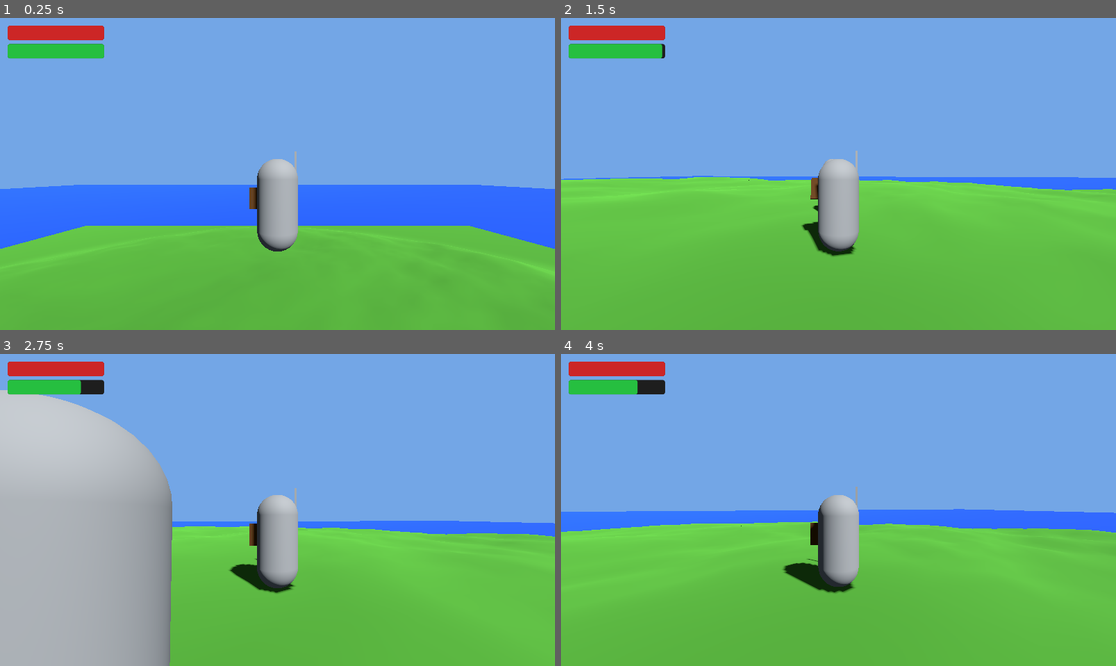
Above: before the commit, frames 1-4 (two rows, left to right).
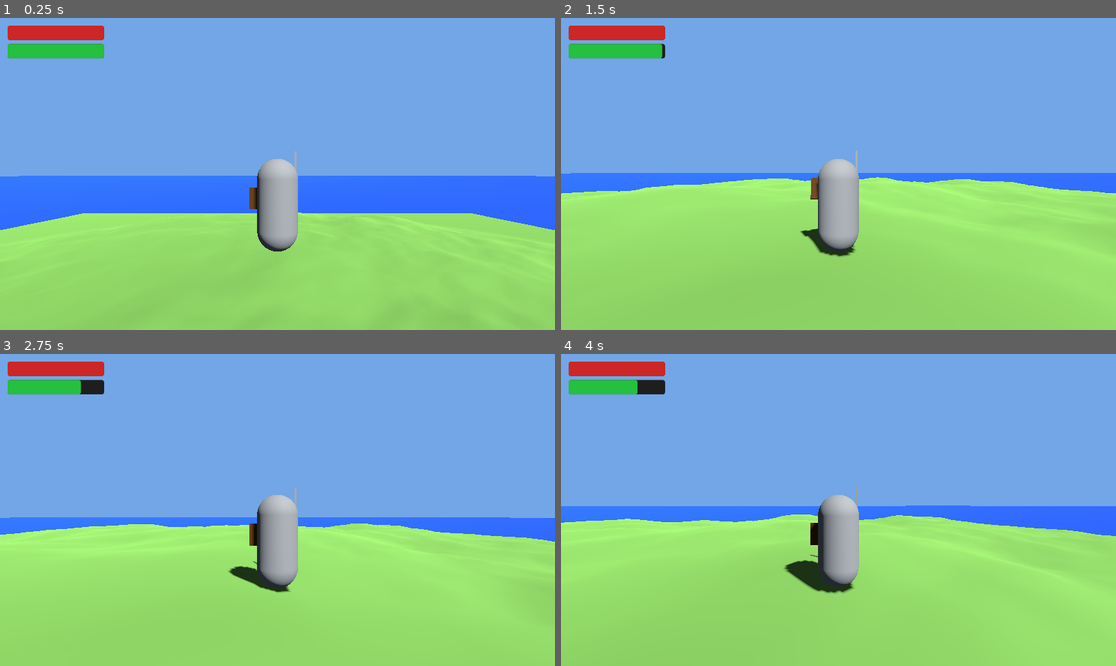
Above: after the commit, the same moments.

Repository: cpeter41/mingusbreath
Game: Godot game, scene res://scenes/world/World.tscn
Same seed, same stepped clock (60 frames per second), same inputs: the game is played once before the commit and once after it. Before the commit the project starts from res://scenes/dev/test_island.tscn.
Inputs (mouse positions are in pixels of both pictures, inside the frame that each line leads up to):
- Up to frame 1 (0.25 s): no input
- Up to frame 2 (1.5 s): tap Enter at 0.5 s; move the mouse to (866, 174) at 0.52 s; press the mouse at (866, 174) at 0.53 s; hold W (move_forward) from 0.53 s (still down); tap Space (jump) at 0.77 s; move the mouse to (810, 174) at 1.27 s; release the mouse at (810, 174) at 1.28 s; right-click (810, 174) at 1.35 s
- Up to frame 3 (2.75 s): keep holding W (move_forward); tap Space (jump) at 1.52 s; move the mouse to (288, 503) at 2.02 s; tap Ctrl (dodge) at 2.1 s
- Up to frame 4 (4 s): keep holding W (move_forward); move the mouse to (832, 516) at 2.77 s; tap Shift (sprint) at 2.85 s; tap Space (jump) at 3.02, 3.77 s; move the mouse to (877, 513) at 3.52 s; tap E at 3.6 s

The runs differ from the first frame. In frame 1, 39% of the frame differs, in the area x 0-100%, y 50-100%; in frame 2, 47%; in frame 3, 54%, in the area x 0-100%, y 11-100%; in frame 4, 46%.

Commit message:
Phase 5: WorldStream rewritten for island streaming + World.tscn + ocean follower
Co-Authored-By: Claude Sonnet 4.6 <noreply@anthropic.com>

Diff:
--- a/globals/event_bus.gd
+++ b/globals/event_bus.gd
@@ -14,3 +14,7 @@
 signal player_died()
 signal player_respawned()
 signal player_parried(attacker: Node)
+signal world_loaded
+signal island_loaded(placement: IslandPlacement, instance: Node3D)
+signal island_unloaded(runtime_id: StringName)
+signal biome_entered(biome: BiomeDef)
--- a/globals/island_registry.gd
+++ b/globals/island_registry.gd
@@ -34,6 +34,9 @@
 ## Idempotent — safe to call again after seed change.
 func compute_placements() -> void:
 	placements = IslandPlacer.place(_defs, GameState.world_seed, WORLD_SIZE_M, ISLAND_COUNT)
+	for p in placements:
+		var pl := p as IslandPlacement
+		print("[IslandRegistry] slot=%d  id=%s  pos=%s" % [pl.slot_index, pl.def.id, str(pl.position)])
 
 
 func get_starter_placement() -> IslandPlacement:
--- a/globals/time_of_day.gd
+++ b/globals/time_of_day.gd
@@ -5,5 +5,40 @@
 var game_minutes: float = 0.0
 var phase: Phase = Phase.DAY
 
+var _sun: DirectionalLight3D = null
+var _env: Environment = null
+
+
+func _ready() -> void:
+	SaveSystem.register(self)
+
+
+func set_sun(sun: DirectionalLight3D) -> void:
+	_sun = sun
+
+
+func set_world_environment(env: Environment) -> void:
+	_env = env
+
+
 func _process(_delta: float) -> void:
 	pass
+
+
+func save_data() -> Dictionary:
+	return {"game_minutes": game_minutes}
+
+
+func load_data(d: Dictionary) -> void:
+	game_minutes = float(d.get("game_minutes", 8.0 * 60))
+	phase = _phase_for(fmod(game_minutes, 1440.0))
+
+
+func _phase_for(min_in_day: float) -> Phase:
+	if min_in_day >= 5 * 60 and min_in_day < 7 * 60:
+		return Phase.DAWN
+	if min_in_day < 18 * 60:
+		return Phase.DAY
+	if min_in_day < 20 * 60:
+		return Phase.DUSK
+	return Phase.NIGHT
--- a/globals/world_stream.gd
+++ b/globals/world_stream.gd
@@ -1,3 +1,122 @@
+## Autoload name kept for back-compat. Internals are island-streaming, not chunk-grid streaming. See Phase 5 plan.
 extends Node
-# Owns the active chunk grid; loads/unloads chunks around the player.
-# No streaming logic yet — fills out in the world-streaming phase.
+
+const LOAD_BUFFER_M   := 200.0
+const UNLOAD_BUFFER_M := 400.0
+const OCEAN_BIOME_PATH := "res://data/biomes/ocean.tres"
+
+var active_islands: Dictionary = {}  # StringName (runtime_id) -> Node3D
+
+var _player: Node3D = null
+var _container: Node3D = null
+var _delta_store: IslandDeltaStore = null
+var _first_batch_done: bool = false
+var _last_active_biome: BiomeDef = null
+var _ocean_biome: BiomeDef = null
+
+
+func _ready() -> void:
+	var s := IslandDeltaStore.new()
+	s.name = "IslandDeltaStore"
+	add_child(s)
+	_delta_store = s
+
+
+func set_player(p: Node3D) -> void:
+	_player = p
+	_try_first_batch()
+
+
+func set_container(c: Node3D) -> void:
+	_container = c
+	_try_first_batch()
+
+
+func _try_first_batch() -> void:
+	if _player == null or _container == null or _first_batch_done:
+		return
+	for p in IslandRegistry.placements:
+		var placement := p as IslandPlacement
+		var dist: float = _player.global_position.distance_to(placement.position)
+		if dist <= placement.def.footprint_radius + LOAD_BUFFER_M:
+			_load_island(placement)
+	_first_batch_done = true
+	EventBus.world_loaded.emit()
+
+
+func _process(_dt: float) -> void:
+	if _player == null or _container == null or not _first_batch_done:
+		return
+
+	for p in IslandRegistry.placements:
+		var placement := p as IslandPlacement
+		var dist: float = _player.global_position.distance_to(placement.position)
+		var load_t: float = placement.def.footprint_radius + LOAD_BUFFER_M
+		var unload_t: float = placement.def.footprint_radius + UNLOAD_BUFFER_M
+
+		if dist <= load_t and not active_islands.has(placement.runtime_id):
+			_load_island(placement)
+		elif dist > unload_t and active_islands.has(placement.runtime_id):
+			_unload_island(placement.runtime_id)
+
+	_update_biome()
+
+
+func _load_island(placement: IslandPlacement) -> void:
+	var instance: Node3D = placement.def.scene.instantiate()
+	instance.position = placement.position
+	instance.rotation.y = placement.rotation_y
+	_container.add_child(instance)
+	_apply_deltas_to_instance(instance, placement, _delta_store.get_deltas_for(placement.runtime_id))
+	active_islands[placement.runtime_id] = instance
+	EventBus.island_loaded.emit(placement, instance)
+	print("[WorldStream] island_loaded: ", placement.runtime_id)
+
+
+func _unload_island(runtime_id: StringName) -> void:
+	var inst: Node3D = active_islands[runtime_id]
+	inst.queue_free()
+	active_islands.erase(runtime_id)
+	EventBus.island_unloaded.emit(runtime_id)
+	print("[WorldStream] island_unloaded: ", runtime_id)
+
+
+## Completed in Step 14 — wires dropped_item deltas to ItemPickup instances.
+func _apply_deltas_to_instance(_instance: Node3D, _placement: IslandPlacement, _deltas: Dictionary) -> void:
+	pass
+
+
+func _update_biome() -> void:
+	var new_biome := get_active_biome()
+	if new_biome != _last_active_biome:
+		_last_active_biome = new_biome
+		EventBus.biome_entered.emit(new_biome)
+
+
+func get_active_biome() -> BiomeDef:
+	if _player == null:
+		return _get_ocean_biome()
+	for p in IslandRegistry.placements:
+		var placement := p as IslandPlacement
+		if _player.global_position.distance_to(placement.position) <= placement.def.footprint_radius:
+			return placement.def.biome
+	return _get_ocean_biome()
+
+
+func _get_ocean_biome() -> BiomeDef:
+	if _ocean_biome == null:
+		_ocean_biome = load(OCEAN_BIOME_PATH)
+	return _ocean_biome
+
+
+func get_delta_store() -> IslandDeltaStore:
+	return _delta_store
+
+
+## Returns the IslandPlacement whose footprint encloses world_pos, else null.
+func get_placement_enclosing(world_pos: Vector3) -> IslandPlacement:
+	for p in IslandRegistry.placements:
+		var placement := p as IslandPlacement
+		if world_pos.distance_to(placement.position) <= placement.def.footprint_radius:
+			return placement
+	return null
--- a/project.godot
+++ b/project.godot
@@ -11,7 +11,7 @@
 [application]
 
 config/name="Mingusbreath"
-run/main_scene="res://scenes/dev/test_island.tscn"
+run/main_scene="res://scenes/world/World.tscn"
 config/features=PackedStringArray("4.6", "Forward Plus")
 
 [autoload]
--- /dev/null
+++ b/scenes/world/World.tscn
@@ -0,0 +1,44 @@
+[gd_scene format=3]
+
+[ext_resource type="Script" path="res://scripts/world/world_root.gd" id="1_wr"]
+[ext_resource type="Script" path="res://scripts/world/ocean_follower.gd" id="2_of"]
+[ext_resource type="PackedScene" path="res://scenes/player/Player.tscn" id="3_pl"]
+
+[sub_resource type="Environment" id="Env_1"]
+background_mode = 1
+background_color = Color(0.45, 0.65, 0.90, 1)
+ambient_light_source = 2
+ambient_light_color = Color(0.4, 0.45, 0.5, 1)
+ambient_light_energy = 0.5
+
+[sub_resource type="PlaneMesh" id="Plane_1"]
+size = Vector2(4096.0, 4096.0)
+subdivide_width = 32
+subdivide_depth = 32
+
+[sub_resource type="StandardMaterial3D" id="WaterMat_1"]
+albedo_color = Color(0.09, 0.28, 0.72, 1)
+
+[node name="WorldRoot" type="Node3D"]
+script = ExtResource("1_wr")
+
+[node name="IslandContainer" type="Node3D" parent="."]
+
+[node name="OceanFollower" type="Node3D" parent="."]
+script = ExtResource("2_of")
+
+[node name="WaterMesh" type="MeshInstance3D" parent="OceanFollower"]
+position = Vector3(0, -0.15, 0)
+mesh = SubResource("Plane_1")
+material_override = SubResource("WaterMat_1")
+
+[node name="Sun" type="DirectionalLight3D" parent="."]
+rotation = Vector3(-0.785398, 0.523599, 0.0)
+light_energy = 1.2
+shadow_enabled = true
+
+[node name="WorldEnv" type="WorldEnvironment" parent="."]
+environment = SubResource("Env_1")
+
+[node name="Player" parent="." instance=ExtResource("3_pl")]
+position = Vector3(0, 15, 0)
--- /dev/null
+++ b/scripts/world/island_delta_store.gd
@@ -0,0 +1,69 @@
+class_name IslandDeltaStore
+extends Node
+
+# _deltas[runtime_id][type] = Array of payload Dictionaries
+var _deltas: Dictionary = {}
+
+
+func _ready() -> void:
+	SaveSystem.register(self)
+
+
+func add_delta(runtime_id: StringName, type: StringName, payload: Dictionary) -> void:
+	if not _deltas.has(runtime_id):
+		_deltas[runtime_id] = {}
+	if not _deltas[runtime_id].has(type):
+		_deltas[runtime_id][type] = []
+	_deltas[runtime_id][type].append(payload)
+
+
+func get_deltas_for(runtime_id: StringName) -> Dictionary:
+	return _deltas.get(runtime_id, {})
+
+
+## Removes first payload entry whose contents == match. Returns true if found.
+func remove_delta_match(runtime_id: StringName, type: StringName, payload: Dictionary) -> bool:
+	if not _deltas.has(runtime_id):
+		return false
+	if not _deltas[runtime_id].has(type):
+		return false
+	var arr: Array = _deltas[runtime_id][type]
+	for i in arr.size():
+		if arr[i] == payload:
+			arr.remove_at(i)
+			return true
+	return false
+
+
+func clear_island(runtime_id: StringName) -> void:
+	_deltas.erase(runtime_id)
+
+
+func save_data() -> Dictionary:
+	return {"deltas": _freeze(_deltas)}
+
+
+func load_data(d: Dictionary) -> void:
+	_deltas = _thaw(d.get("deltas", {}))
+
+
+## Convert StringName keys → String for serialisation.
+func _freeze(src: Dictionary) -> Dictionary:
+	var out := {}
+	for rid in src:
+		var by_type := {}
+		for t in src[rid]:
+			by_type[String(t)] = src[rid][t].duplicate(true)
+		out[String(rid)] = by_type
+	return out
+
+
+## Convert String keys back → StringName after deserialisation.
+func _thaw(src: Dictionary) -> Dictionary:
+	var out := {}
+	for rid in src:
+		var by_type := {}
+		for t in src[rid]:
+			by_type[StringName(t)] = src[rid][t].duplicate(true)
+		out[StringName(rid)] = by_type
+	return out
--- /dev/null
+++ b/scripts/world/ocean_follower.gd
@@ -0,0 +1,16 @@
+class_name OceanFollower
+extends Node3D
+
+const WATER_Y := -0.15
+
+var _target: Node3D = null
+
+
+func set_target(node: Node3D) -> void:
+	_target = node
+
+
+func _process(_dt: float) -> void:
+	if _target == null:
+		return
+	global_position = Vector3(_target.global_position.x, WATER_Y, _target.global_position.z)
--- /dev/null
+++ b/scripts/world/world_root.gd
@@ -0,0 +1,28 @@
+class_name WorldRoot
+extends Node3D
+
+
+func _ready() -> void:
+	# Strict order — do not reorder.
+	SaveSystem.load_or_init()
+	IslandRegistry.compute_placements()
+
+	var container := $IslandContainer as Node3D
+	var player    := $Player as Node3D
+
+	WorldStream.set_container(container)
+	WorldStream.set_player(player)   # triggers first-batch load + world_loaded emit
+
+	($OceanFollower as OceanFollower).set_target(player)
+
+	TimeOfDay.set_sun($Sun as DirectionalLight3D)
+	TimeOfDay.set_world_environment(($WorldEnv as WorldEnvironment).environment)
+
+	var hud := HUD.new()
+	hud.name = "PlayerHUD"
+	add_child(hud)
+
+
+func _exit_tree() -> void:
+	GameState.last_played_at = int(Time.get_unix_time_from_system())
+	SaveSystem.save()
Not shown, added: scripts/world/island_delta_store.gd.uid
Not shown, added: scripts/world/ocean_follower.gd.uid
Not shown, added: scripts/world/world_root.gd.uid
